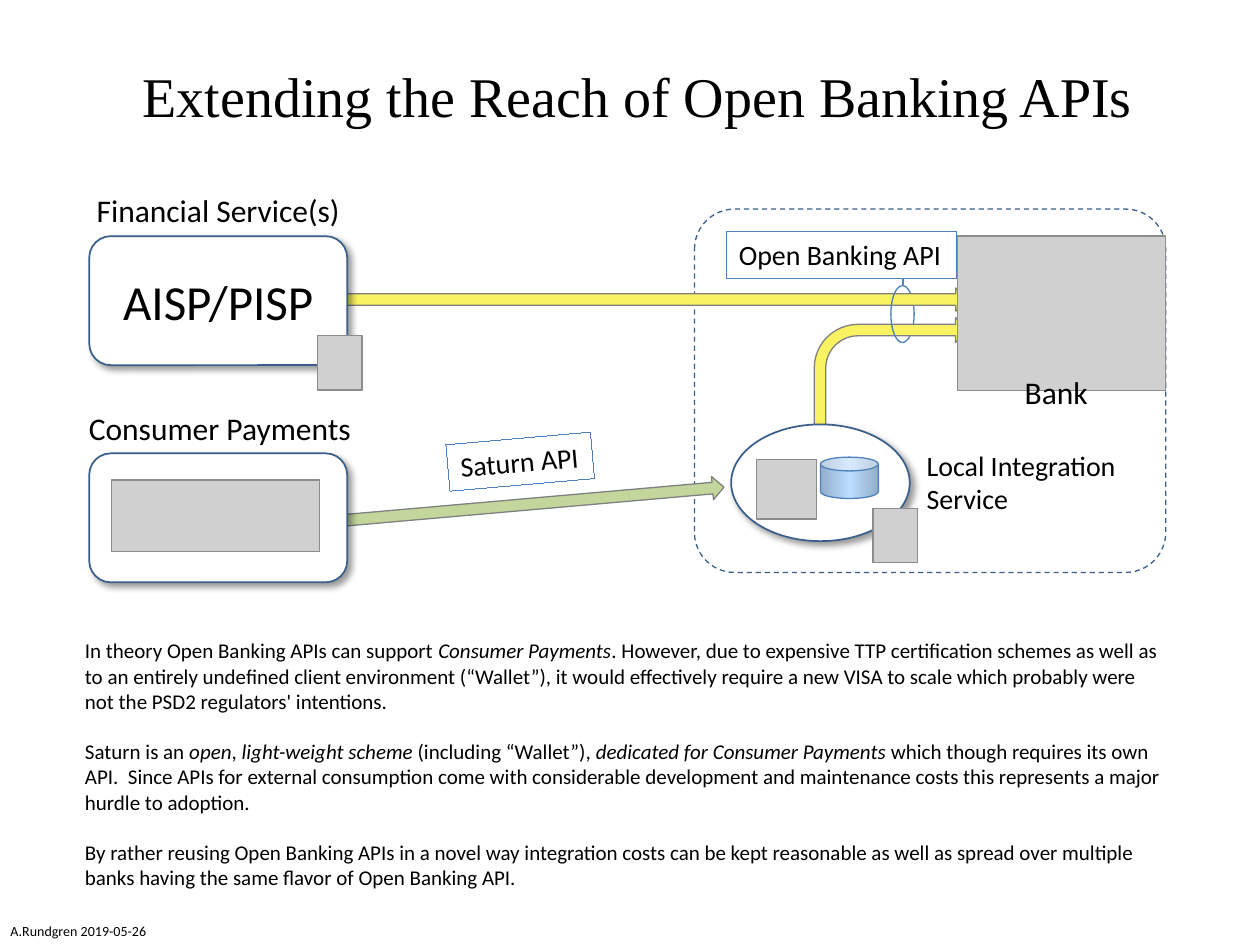
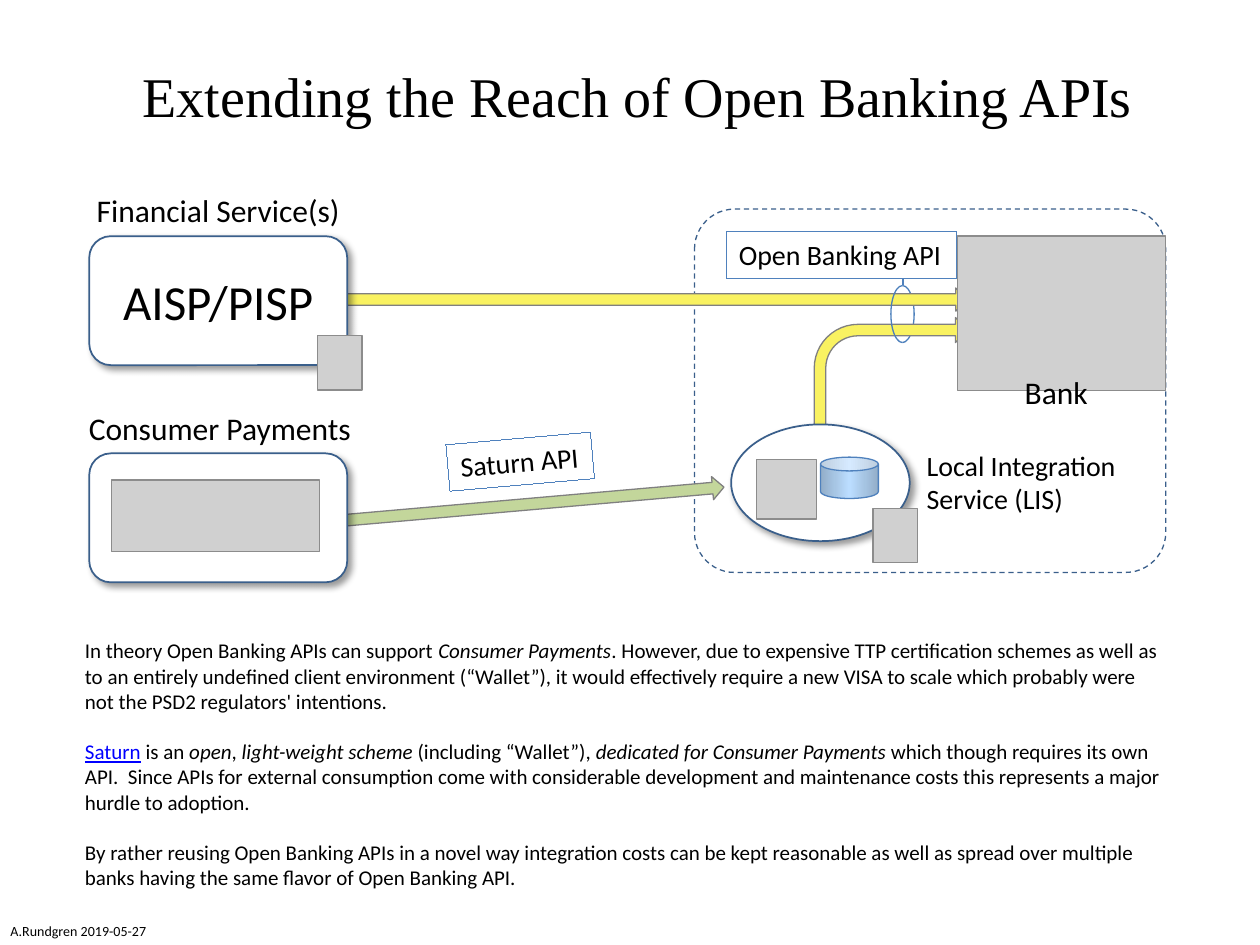
Before and after one commit to cyberphone/doc, a slide deck: slide 1 of saturn/openbanking-api-for-saturn.pptx. Drawn at 1260x945 pixels with LibreOffice and Linux fonts; fonts in the diff are those of the drawing; grey boxes stand for pictures. Boxes give left, top, right and bottom in pixels: in the first picture for what was removed or moved away, otherwise in the second. Text is boxed around its words. In the diff, an @@ line names an element or a change of style, - is before the commit and + after.

```diff
--- a/saturn/openbanking-api-for-saturn.pptx
+++ b/saturn/openbanking-api-for-saturn.pptx
@@ text at (927,456,1116,513): text changed @@
-Local Integration
-Service
+Local Integration
+Service (LIS)
@@ text at (85,744,1159,814): text colour #000000 to #0000FF, underline on in "Saturn" @@
@@ text at (10,926,146,939): text changed @@
-A.Rundgren 2019-05-26
+A.Rundgren 2019-05-27
```
Also in this commit, not shown: 1 other file.
